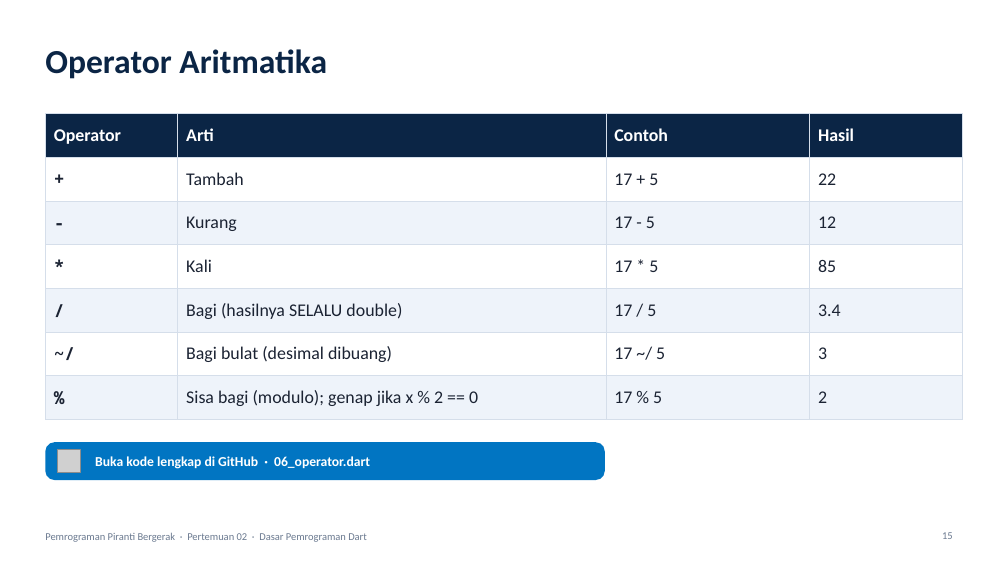
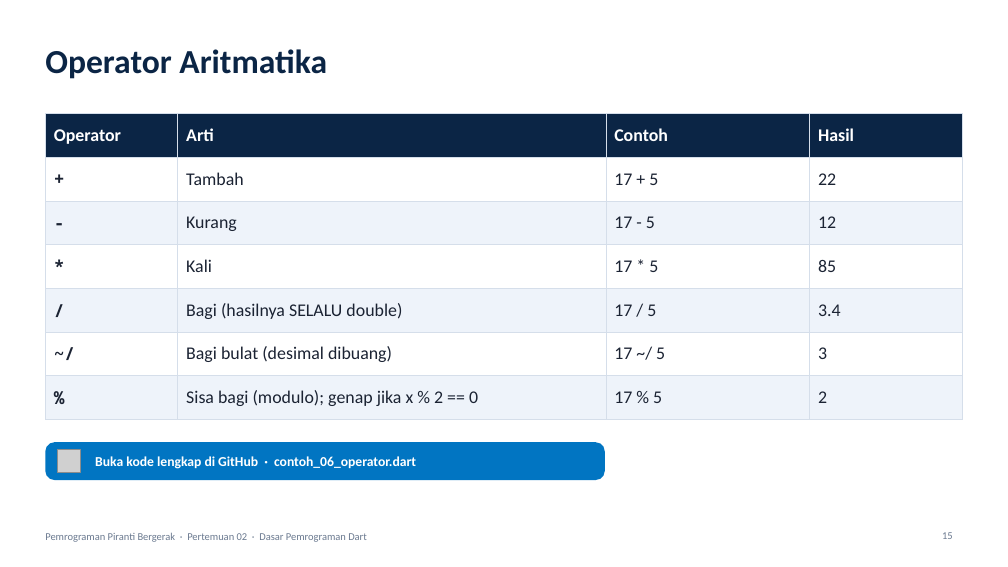
Before and after one commit to antonprafanto/mobile2026, a slide deck: slide 15 of pertemuan_02_dasar_dart/slide/PERTEMUAN_02_Dasar_Dart.pptx. Drawn at 1008x567 pixels with LibreOffice and Linux fonts; fonts in the diff are those of the drawing; grey boxes stand for pictures. Boxes give left, top, right and bottom in pixels: in the first picture for what was removed or moved away, otherwise in the second. Text is boxed around its words. In the diff, an @@ line names an element or a change of style, - is before the commit and + after.

```diff
--- a/pertemuan_02_dasar_dart/slide/PERTEMUAN_02_Dasar_Dart.pptx
+++ b/pertemuan_02_dasar_dart/slide/PERTEMUAN_02_Dasar_Dart.pptx
@@ text in rounded rectangle at (95,456,416,469): text changed @@
-Buka kode lengkap di GitHub · 06_operator.dart
+Buka kode lengkap di GitHub · contoh_06_operator.dart
```
Also in this commit, not shown: 11 other slides changed, 32 other files.
